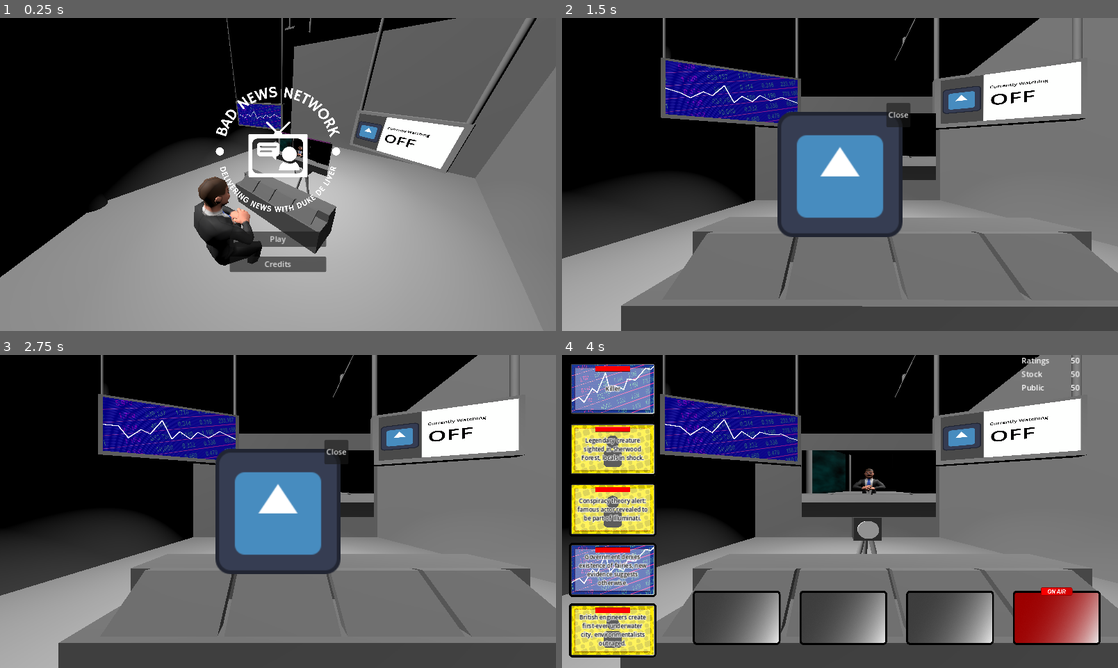
Above: before the commit, frames 1-4 (two rows, left to right).
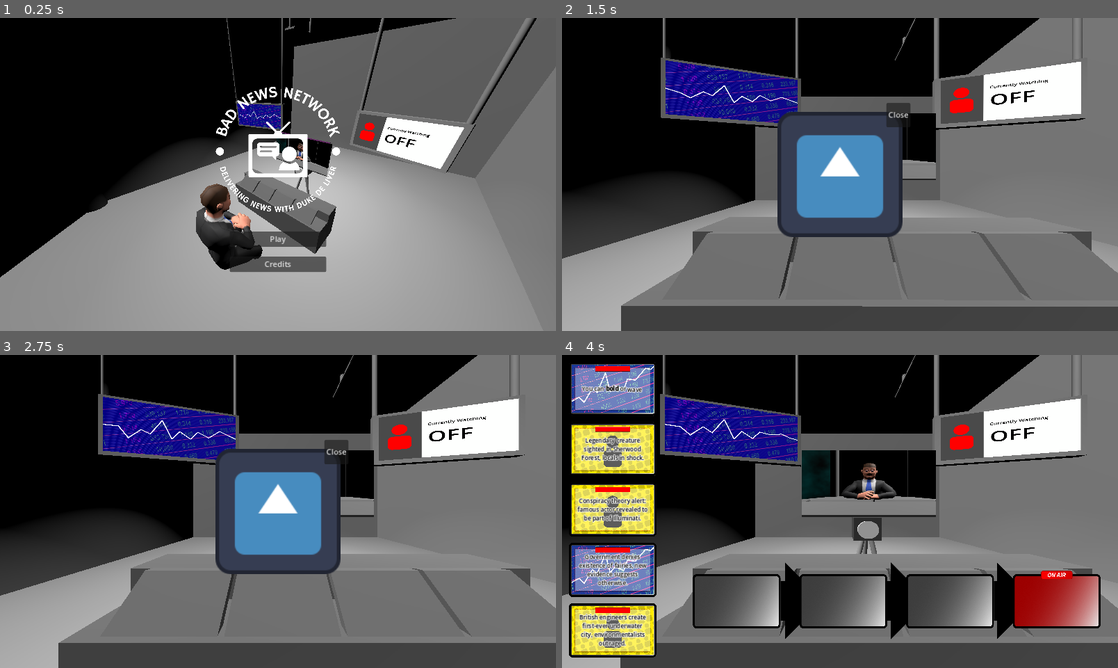
Above: after the commit, the same moments.

Repository: ZeAntwan/LD53
Game: Godot game, scene res://scenes/game.tscn
Two runs of this game, one before a commit and one after it. Both use one fixed random seed, a clock stepped at 60 frames per second and the inputs below. The engine's default icon, where the game draws it, is replaced by a stand-in: a white triangle on a blue panel in a dark square.
Inputs (mouse positions are in pixels of both pictures, inside the frame that each line leads up to):
- Up to frame 1 (0.25 s): no input
- Up to frame 2 (1.5 s): click "Play" at 0.5 s; move the mouse to (962, 158) at 1.27 s; click (962, 158) at 1.35 s
- Up to frame 3 (2.75 s): tap Space (ui_select) at 1.52, 2.27 s; move the mouse to (166, 527) at 2.02 s; click (166, 527) at 2.1 s
- Up to frame 4 (4 s): tap Enter at 2.75 s; move the mouse to (895, 442) at 2.77 s; click (895, 442) at 2.85 s; tap Space (ui_select) at 3.5, 3.77 s; move the mouse to (612, 389) at 3.52 s; click (612, 389) at 3.6 s

The runs differ from the first frame. In frame 1, 1.5% of the frame differs, in the area x 34-69%, y 32-81%; in frame 2, 0.7%; in frame 3, 0.7%; in frame 4, 12%, in the area x 3-97%, y 0-93%.

Commit message:
More UI stuff and tweaks to cameras

Diff:
--- a/scenes/display_ratings.tscn
+++ b/scenes/display_ratings.tscn
@@ -1,7 +1,7 @@
 [gd_scene load_steps=4 format=3 uid="uid://dbl8lpo4eapxr"]
 
 [ext_resource type="Script" path="res://scripts/feedback/display_ratings.gd" id="1_one30"]
-[ext_resource type="Texture2D" uid="uid://fexvrhlf05si" path="res://icon.svg" id="1_qnsif"]
+[ext_resource type="Texture2D" uid="uid://d2ix7dvrshnly" path="res://resources/ui/public icon.png" id="2_25giu"]
 
 [sub_resource type="Gradient" id="Gradient_j8mij"]
 offsets = PackedFloat32Array(0, 0.211268, 0.492958, 0.652582, 0.859155, 1)
@@ -48,11 +48,15 @@
 [node name="MarginContainer" type="MarginContainer" parent="Control/HBoxContainer/PanelContainer"]
 layout_mode = 2
 theme_override_constants/margin_left = 20
+theme_override_constants/margin_top = 200
 theme_override_constants/margin_right = 20
+theme_override_constants/margin_bottom = 200
 
 [node name="TextureRect" type="TextureRect" parent="Control/HBoxContainer/PanelContainer/MarginContainer"]
+modulate = Color(1, 0, 0, 1)
 layout_mode = 2
-texture = ExtResource("1_qnsif")
+texture = ExtResource("2_25giu")
+expand_mode = 4
 stretch_mode = 5
 
 [node name="MarginContainer2" type="MarginContainer" parent="Control/HBoxContainer"]
--- a/scenes/level.tscn
+++ b/scenes/level.tscn
@@ -182,6 +182,7 @@
 [node name="Camera3D" type="Camera3D" parent="LiveViewport/CameraBody"]
 transform = Transform3D(-2.06669, 0, -1.99505e-07, 0, 2.47076, 0, 1.80676e-07, 0, -1.87163, 0, 0.224672, 0.765952)
 current = true
+fov = 49.7
 
 [node name="CameraTripod_Leg_1" type="MeshInstance3D" parent="LiveViewport/CameraBody"]
 transform = Transform3D(0.20076, 0.490509, 0.00122533, -0.0586594, 2.39937, 0.00599383, 4.33965e-11, -0.0467404, 0.187105, -0.454446, -2.24483, 0)
@@ -254,7 +255,7 @@
 fov = 90.0
 
 [node name="Duke De Liver Model" parent="." instance=ExtResource("3_8weh5")]
-transform = Transform3D(-0.99898, 0, 0.0451537, 0, 1, 0, -0.0451537, 0, -0.99898, -0.0111408, 0.0448669, 3.93862)
+transform = Transform3D(-0.99898, 0, 0.0451537, 0, 1, 0, -0.0451537, 0, -0.99898, -0.0111408, -0.138113, 3.93862)
 
 [node name="Temp_CharacterMesh" type="MeshInstance3D" parent="."]
 transform = Transform3D(-0.959736, 2.12347e-07, 0, -8.39028e-08, -2.42897, 0, 0, 0, 0.627725, 1.18432e-08, 1.6082, 3.69214)
--- a/scenes/ui.tscn
+++ b/scenes/ui.tscn
@@ -6,11 +6,12 @@
 [ext_resource type="PackedScene" uid="uid://cj6qhtyh283tu" path="res://scenes/ui/live_zone.tscn" id="3_ghk45"]
 [ext_resource type="Script" path="res://scripts/ressources/Headline.gd" id="3_kb88l"]
 [ext_resource type="Script" path="res://scripts/ui/LiveBar.gd" id="5_3qfj8"]
+[ext_resource type="Texture2D" uid="uid://b5j2gjmynal5j" path="res://resources/ui/DeskArrow.png" id="6_8ik5n"]
 [ext_resource type="Script" path="res://scripts/debug/DebugUI.gd" id="6_kqe5e"]
 
 [sub_resource type="Resource" id="Resource_ay8bk"]
 script = ExtResource("3_kb88l")
-text = "Killer"
+text = "[center]You can [b]bold[/b] or [wave]wave[/wave] [/center]"
 stat_rating = -50.0
 stat_stock = 0.0
 stat_public = 0.0
@@ -75,14 +76,49 @@
 anchor_top = 1.0
 anchor_right = 1.0
 anchor_bottom = 1.0
-offset_left = -822.0
-offset_top = -184.0
+offset_left = -910.0
+offset_top = -218.0
 offset_right = -22.0
-offset_bottom = -34.0
+offset_bottom = -67.9999
 grow_horizontal = 0
 grow_vertical = 0
 mouse_filter = 2
 script = ExtResource("5_3qfj8")
+
+[node name="Control" type="Control" parent="LiveBar"]
+layout_mode = 2
+anchors_preset = 0
+offset_left = 35.0
+offset_top = 30.0001
+offset_right = 868.0
+offset_bottom = 130.0
+
+[node name="TextureRect" type="TextureRect" parent="LiveBar/Control"]
+layout_mode = 0
+offset_left = 105.0
+offset_top = -31.0001
+offset_right = 265.0
+offset_bottom = 129.0
+texture = ExtResource("6_8ik5n")
+expand_mode = 4
+
+[node name="TextureRect2" type="TextureRect" parent="LiveBar/Control"]
+layout_mode = 0
+offset_left = 324.0
+offset_top = -31.0001
+offset_right = 484.0
+offset_bottom = 129.0
+texture = ExtResource("6_8ik5n")
+expand_mode = 4
+
+[node name="TextureRect3" type="TextureRect" parent="LiveBar/Control"]
+layout_mode = 0
+offset_left = 544.0
+offset_top = -31.0001
+offset_right = 704.0
+offset_bottom = 129.0
+texture = ExtResource("6_8ik5n")
+expand_mode = 4
 
 [node name="MarginContainer" type="MarginContainer" parent="LiveBar"]
 layout_mode = 1
@@ -119,6 +155,7 @@
 layout_mode = 2
 
 [node name="DebugUI" type="Control" parent="."]
+visible = false
 custom_minimum_size = Vector2(200, 0)
 layout_mode = 1
 anchors_preset = 1
Binary file added: resources/ui/DeskArrow.png
Not shown, added: resources/ui/DeskArrow.png.import
Binary file added: resources/ui/public icon.png
Not shown, added: resources/ui/public icon.png.import
Not shown: 1 places in scenes/ui.tscn that only renumber resources
Not shown, changed: scenes/StaticMeshes/Textures/Newscard_1.afdesign
